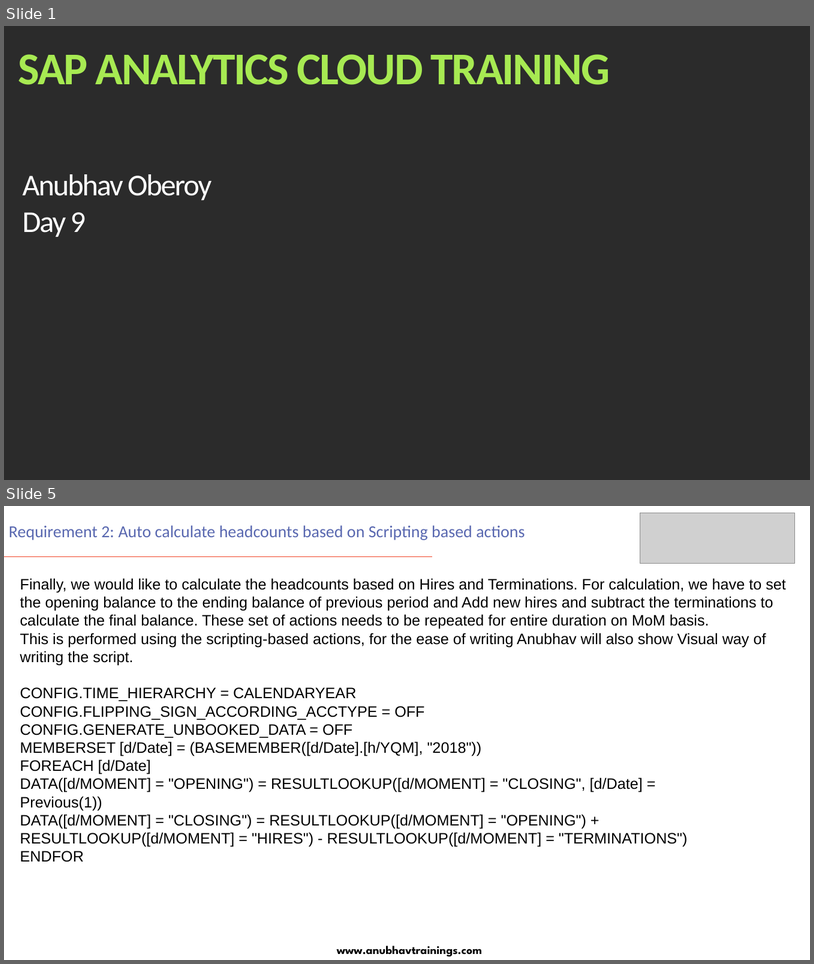
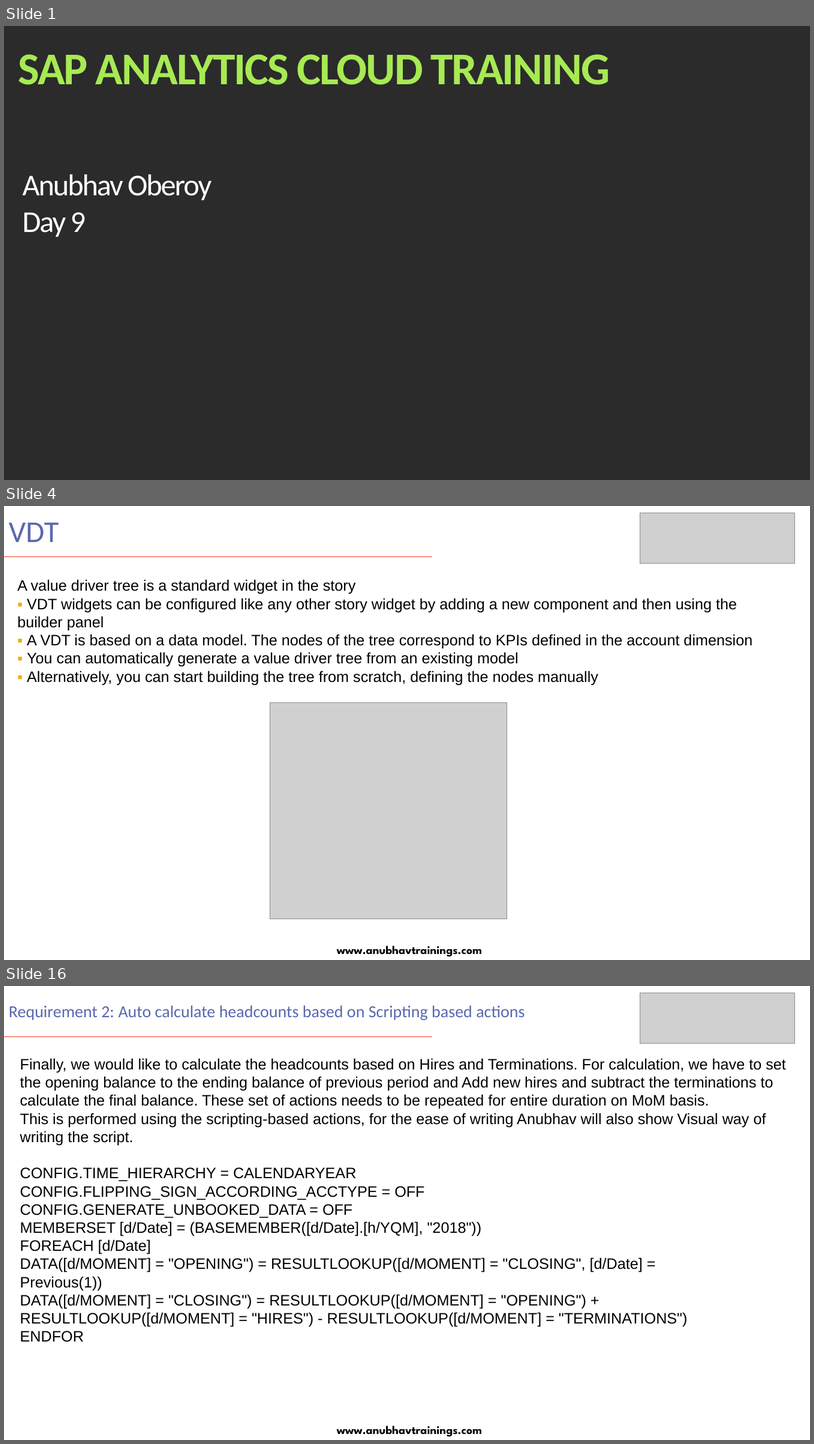
Before and after one commit to soyuztechnologies/SAC_merckgroup, a slide deck: day 9/SAC_Training Day 9.pptx. Shown one above the other, each under a label of ours: slides 1 and 5 before the commit, slides 1, 4 and 16 after it; the slides between them are not shown. The pictures are 814x964 and 814x1444 pixels, drawn with LibreOffice and Linux fonts; fonts in the diff are those of the drawing; grey boxes stand for pictures; background and template pictures are left out; a plain dark background stands for a picture behind light text. Boxes give left, top, right and bottom in pixels: in the first picture for what was removed or moved away, otherwise in the second. Text is boxed around its words. In the diff, an @@ line names an element or a change of style, - is before the commit and + after.

```diff
--- a/day 9/SAC_Training Day 9.pptx
+++ b/day 9/SAC_Training Day 9.pptx
@@ slide 4 added at bbox=[4, 506, 810, 960], background #FFFFFF @@
@@ title added at bbox=[9, 522, 59, 542], 36 pt, text #5968B0 @@
+VDT
@@ picture added at bbox=[641, 513, 795, 564] @@
@@ line added from (4, 557) to (433, 557), #F14124 1 pt @@
@@ text added at bbox=[17, 579, 753, 685], 18 pt, text #000000 @@
+A value driver tree is a standard widget in the story
+▪ VDT widgets can be configured like any other story widget by adding a new component and then using the builder panel
+▪ A VDT is based on a data model. The nodes of the tree correspond to KPIs defined in the account dimension
+▪ You can automatically generate a value driver tree from an existing model
+▪ Alternatively, you can start building the tree from scratch, defining the nodes manually
@@ picture added at bbox=[270, 703, 507, 919] @@
@@ text added at bbox=[337, 945, 482, 957], 14 pt, text #000000, bold @@
+www.anubhavtrainings.com
@@ what was slide 5 is now slide 16 @@
```
Also in this commit, not shown: 1 slide changed, 28 other slides added, 2 slides removed, 6 other files.
